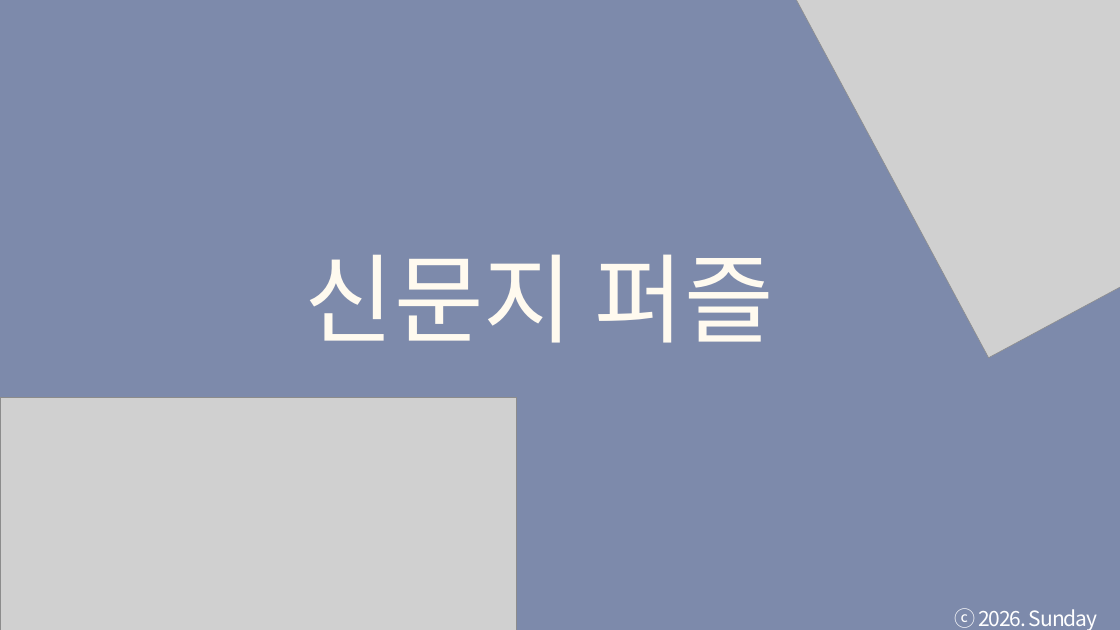
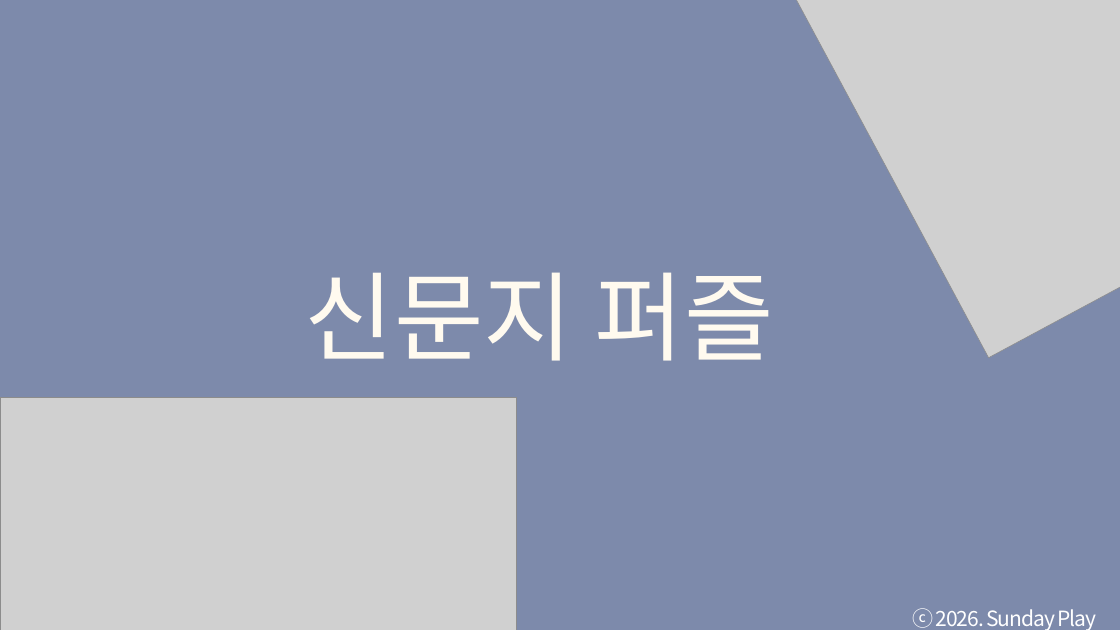
Before and after one commit to tkdgns25300/sunday_play, a slide deck: slide 4 of public/downloads/games/newspaper-puzzle/rules.pptx (slide 3 before the commit). Drawn at 1120x630 pixels with LibreOffice and Linux fonts; fonts in the diff are those of the drawing; grey boxes stand for pictures. Boxes give left, top, right and bottom in pixels: in the first picture for what was removed or moved away, otherwise in the second. Text is boxed around its words. In the diff, an @@ line names an element or a change of style, - is before the commit and + after.

```diff
--- a/public/downloads/games/newspaper-puzzle/rules.pptx
+++ b/public/downloads/games/newspaper-puzzle/rules.pptx
@@ text "신문지 퍼즐": place and size @@
-text "신문지 퍼즐" at [305,254,774,343]
+text "신문지 퍼즐" at [305,272,774,361]
@@ text "신문지 퍼즐" at [305,272,774,361]: font Arial to Noto Sans CJK KR @@
@@ text "ⓒ 2026. Sunday Play" rewrapped from [955,608,1098,630] to [912,608,1097,630] @@
```
Also in this commit, not shown: 16 other slides changed, 1 slide added, 3 other files.
